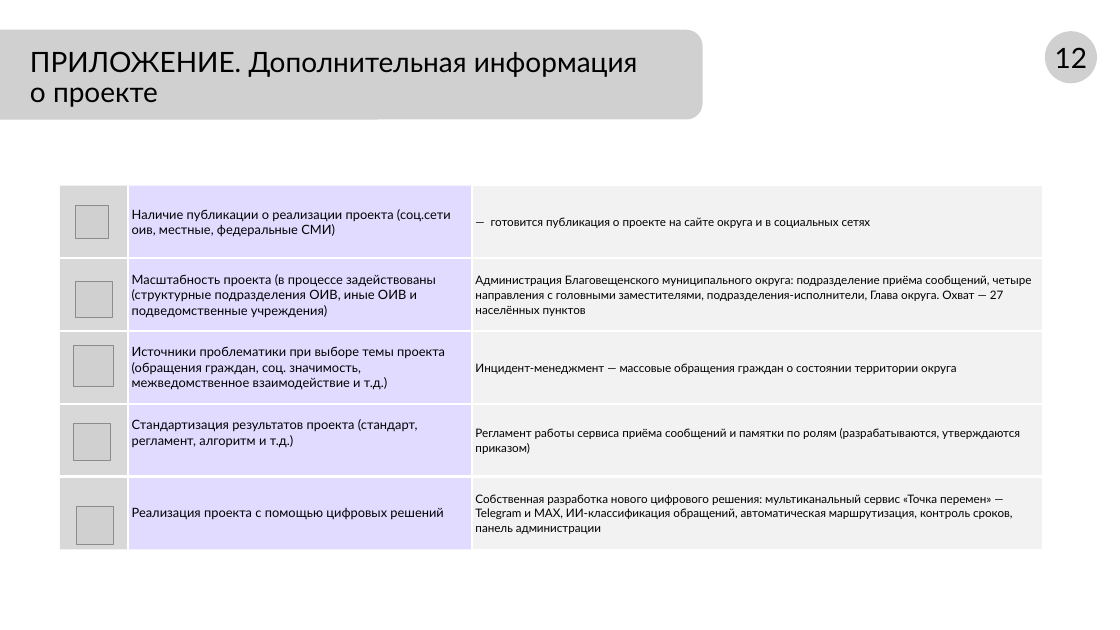
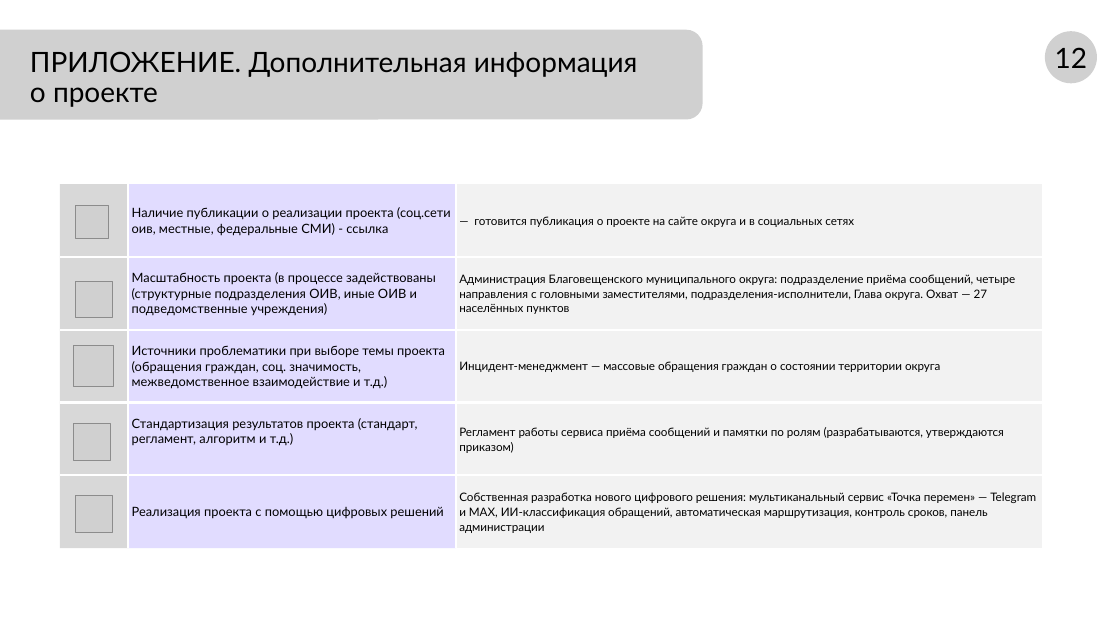
Before and after one commit to NiceGenn/Team-28-progress, a slide deck: slide 13 of файлы/prezentaciya-chernovik.pptx. Drawn at 1120x630 pixels with LibreOffice and Linux fonts; fonts in the diff are those of the drawing; grey boxes stand for pictures. Boxes give left, top, right and bottom in pixels: in the first picture for what was removed or moved away, otherwise in the second. Text is boxed around its words. In the diff, an @@ line names an element or a change of style, - is before the commit and + after.

```diff
--- a/файлы/prezentaciya-chernovik.pptx
+++ b/файлы/prezentaciya-chernovik.pptx
@@ table at (60, 184, 1042, 548) @@
-row 1, column 2: Наличие публикации о реализации проекта (соц.сети оив, местные, федеральные СМИ)
+row 1, column 2: Наличие публикации о реализации проекта (соц.сети оив, местные, федеральные СМИ) - ссылка
@@ picture: place and size @@
-picture at (76, 507, 114, 544)
+picture at (75, 495, 113, 533)
```
Also in this commit, not shown: 5 other slides changed, 1 slide added, 1 slide removed, 12 other files.
